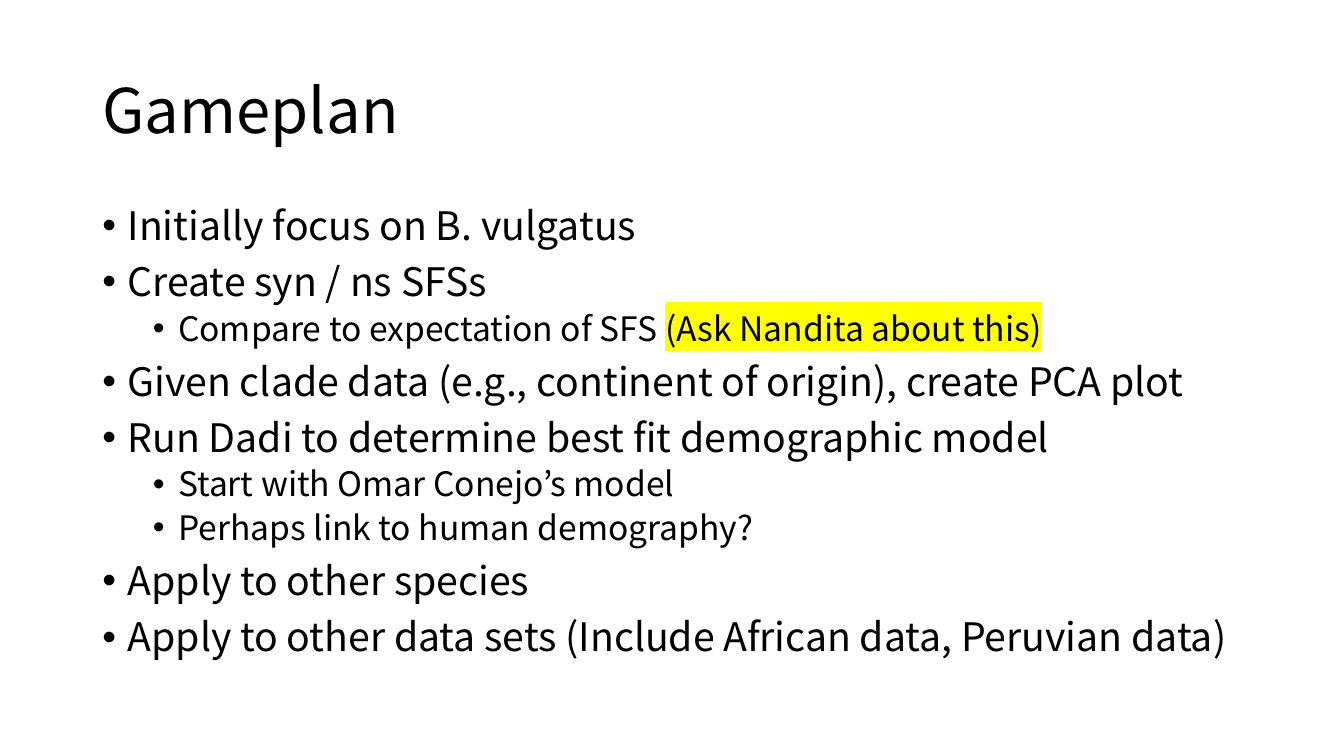
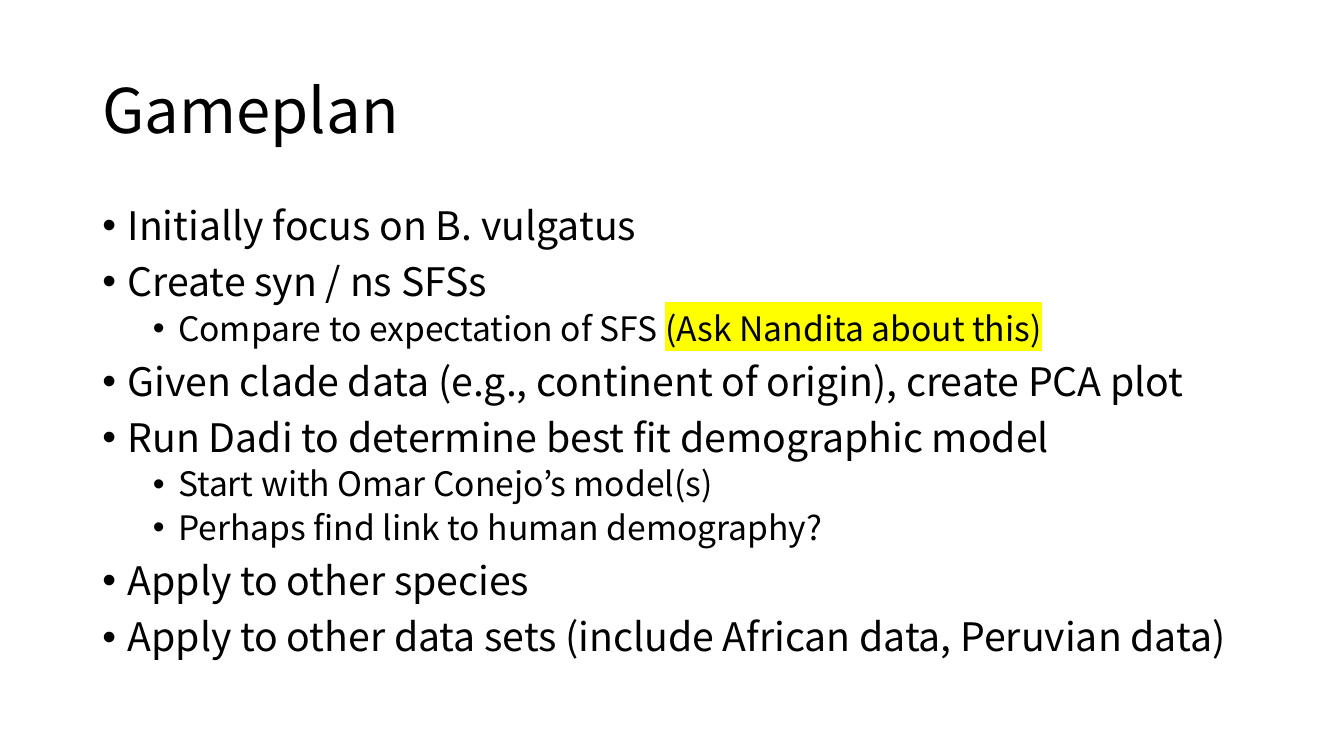
Before and after one commit to jon-mah/demo_for_ccgb, a slide deck: slide 4 of 20210104_demo_for_ccgb_rotation_update.pptx. Drawn at 1344x756 pixels with LibreOffice and Linux fonts; fonts in the diff are those of the drawing. Boxes give left, top, right and bottom in pixels: in the first picture for what was removed or moved away, otherwise in the second. Text is boxed around its words. In the diff, an @@ line names an element or a change of style, - is before the commit and + after.

```diff
--- a/20210104_demo_for_ccgb_rotation_update.pptx
+++ b/20210104_demo_for_ccgb_rotation_update.pptx
@@ text at (178, 468, 823, 549): text changed @@
-  • Start with Omar Conejo’s model
-  • Perhaps link to human demography?
+  • Start with Omar Conejo’s model(s)
+  • Perhaps find link to human demography?
@@ text at (128, 619, 1226, 660): text changed @@
-• Apply to other data sets (Include African data, Peruvian data)
+• Apply to other data sets (include African data, Peruvian data)
```
Also in this commit, not shown: 2 other slides changed, 3 slides added, 1 slide removed, 1 other file.
